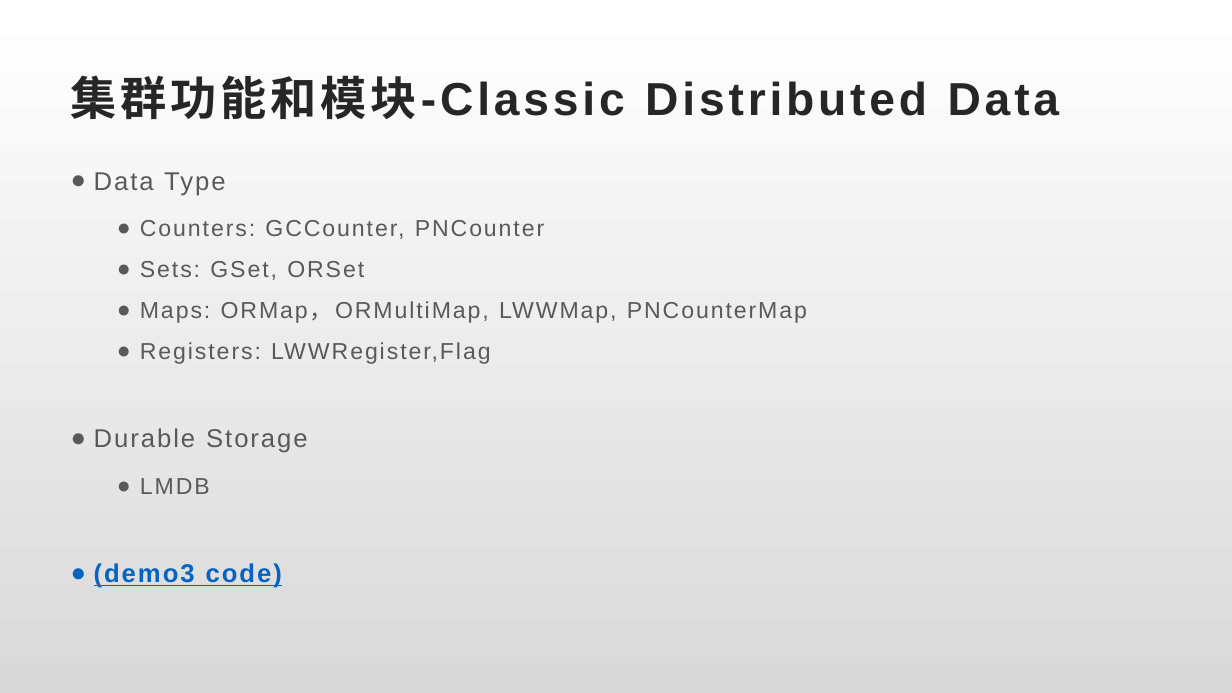
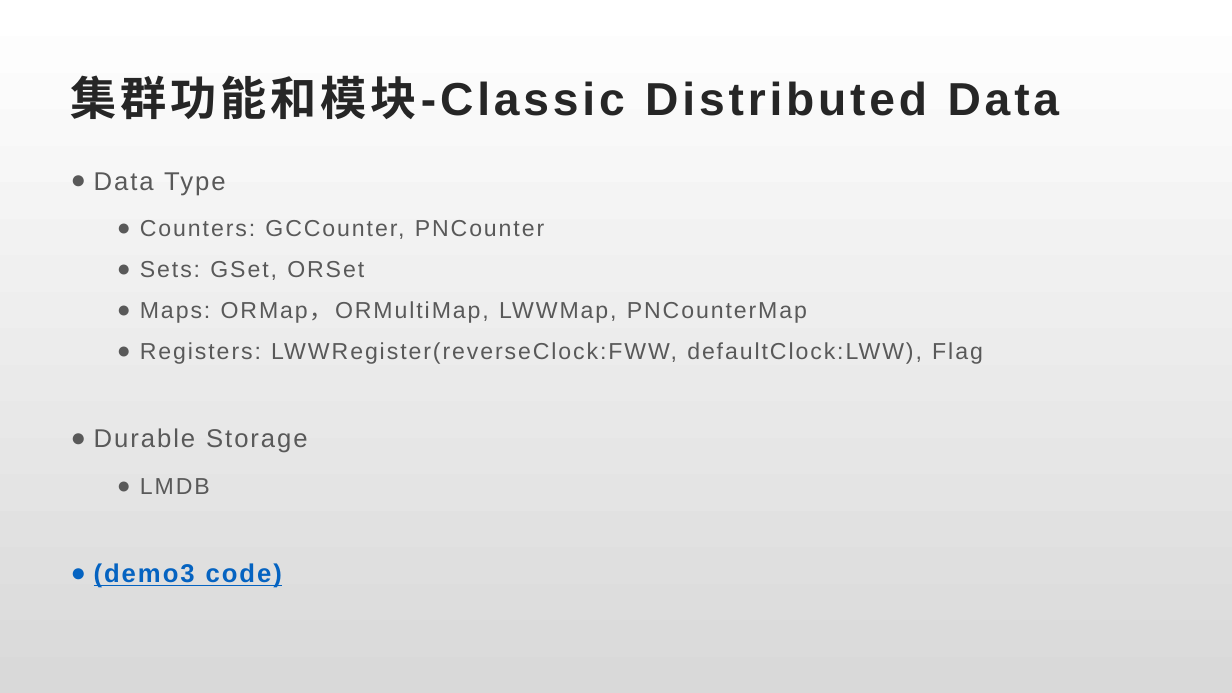
Before and after one commit to xiaozhiliaoo/my-slides, a slide deck: slide 11 of akka-classic-cluster.pptx. Drawn at 1232x693 pixels with LibreOffice and Linux fonts; fonts in the diff are those of the drawing. Boxes give left, top, right and bottom in pixels: in the first picture for what was removed or moved away, otherwise in the second. Text is boxed around its words. In the diff, an @@ line names an element or a change of style, - is before the commit and + after.

```diff
--- a/akka-classic-cluster.pptx
+++ b/akka-classic-cluster.pptx
@@ text at (140,342,983,364): text changed @@
-  ● Registers: LWWRegister,Flag
+  ● Registers: LWWRegister(reverseClock:FWW, defaultClock:LWW), Flag
```
Also in this commit, not shown: 4 other slides changed.
